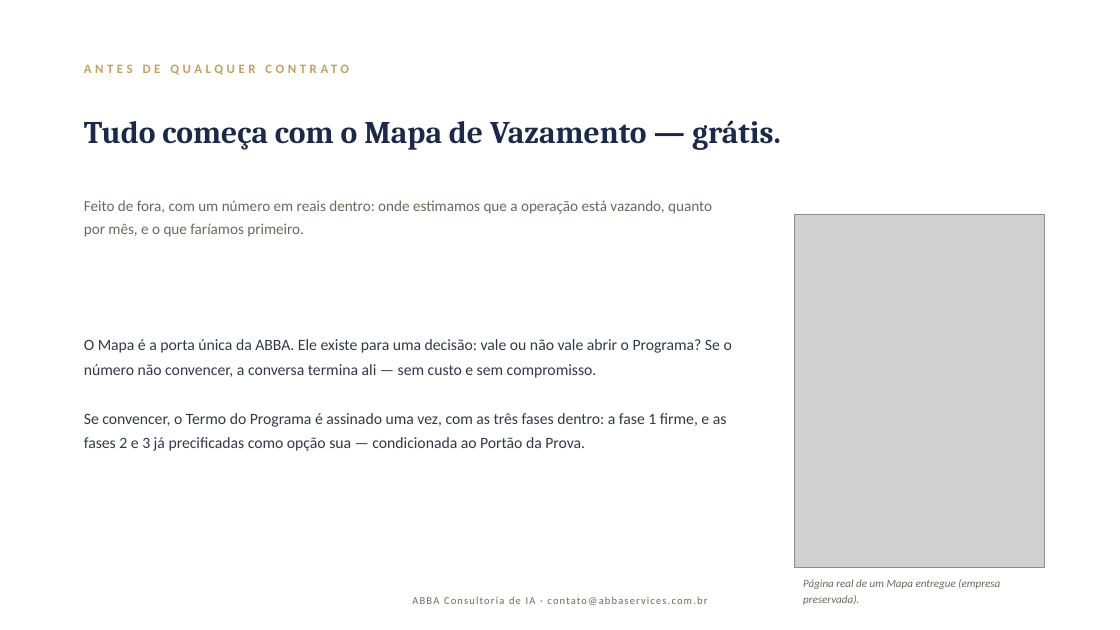
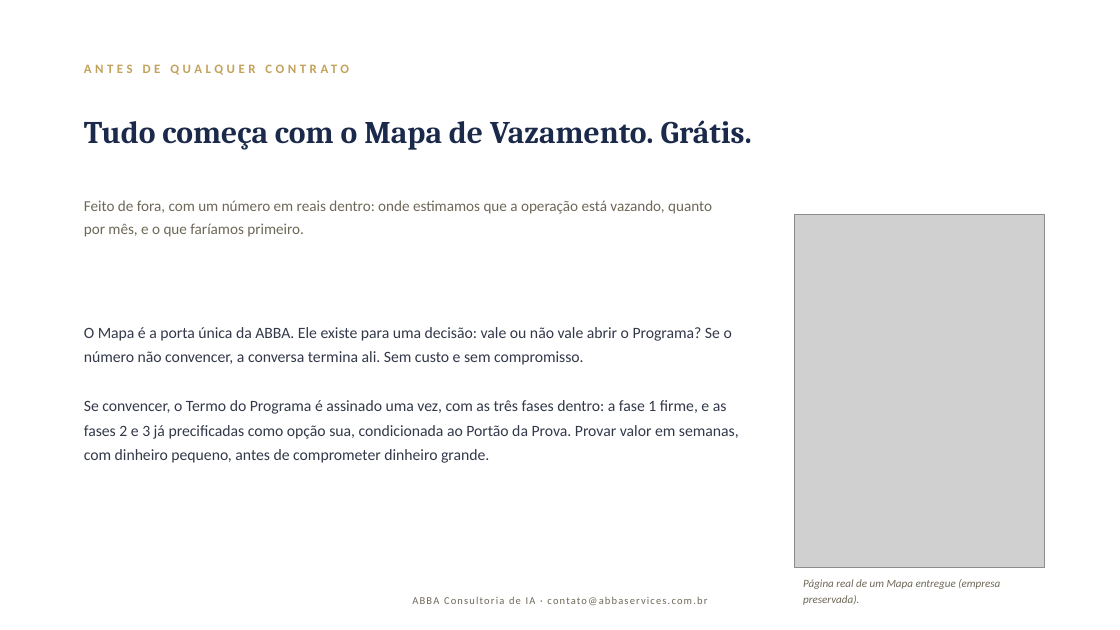
Before and after one commit to DanielMoraesCoca/abba-ops, a slide deck: slide 2 of 08-materiais/modelos/deck-programa.pptx. Drawn at 1120x630 pixels with LibreOffice and Linux fonts; fonts in the diff are those of the drawing; grey boxes stand for pictures. Boxes give left, top, right and bottom in pixels: in the first picture for what was removed or moved away, otherwise in the second. Text is boxed around its words. In the diff, an @@ line names an element or a change of style, - is before the commit and + after.

```diff
--- a/08-materiais/modelos/deck-programa.pptx
+++ b/08-materiais/modelos/deck-programa.pptx
@@ text at [84, 120, 752, 150]: text changed @@
-Tudo começa com o Mapa de Vazamento — grátis.
+Tudo começa com o Mapa de Vazamento. Grátis.
@@ text at [84, 327, 739, 463]: text changed @@
-O Mapa é a porta única da ABBA. Ele existe para uma decisão: vale ou não vale abrir o Programa? Se o número não convencer, a conversa termina ali — sem custo e sem compromisso.
-Se convencer, o Termo do Programa é assinado uma vez, com as três fases dentro: a fase 1 firme, e as fases 2 e 3 já precificadas como opção sua — condicionada ao Portão da Prova.
+O Mapa é a porta única da ABBA. Ele existe para uma decisão: vale ou não vale abrir o Programa? Se o número não convencer, a conversa termina ali. Sem custo e sem compromisso.
+Se convencer, o Termo do Programa é assinado uma vez, com as três fases dentro: a fase 1 firme, e as fases 2 e 3 já precificadas como opção sua, condicionada ao Portão da Prova. Provar valor em semanas, com dinheiro pequeno, antes de comprometer dinheiro grande.
```
Also in this commit, not shown: 7 other slides changed, 2 slides added, 18 other files.
